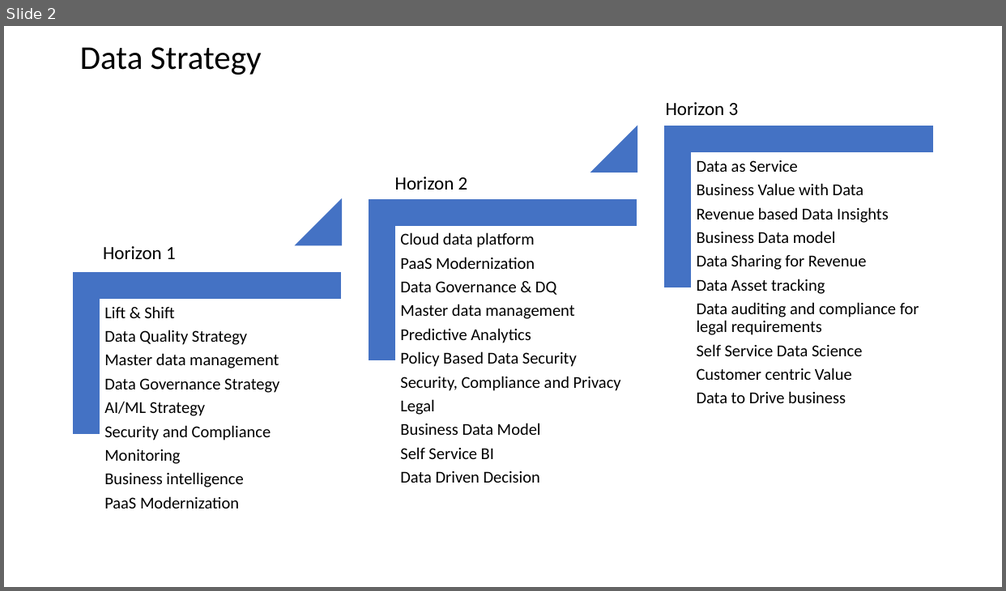
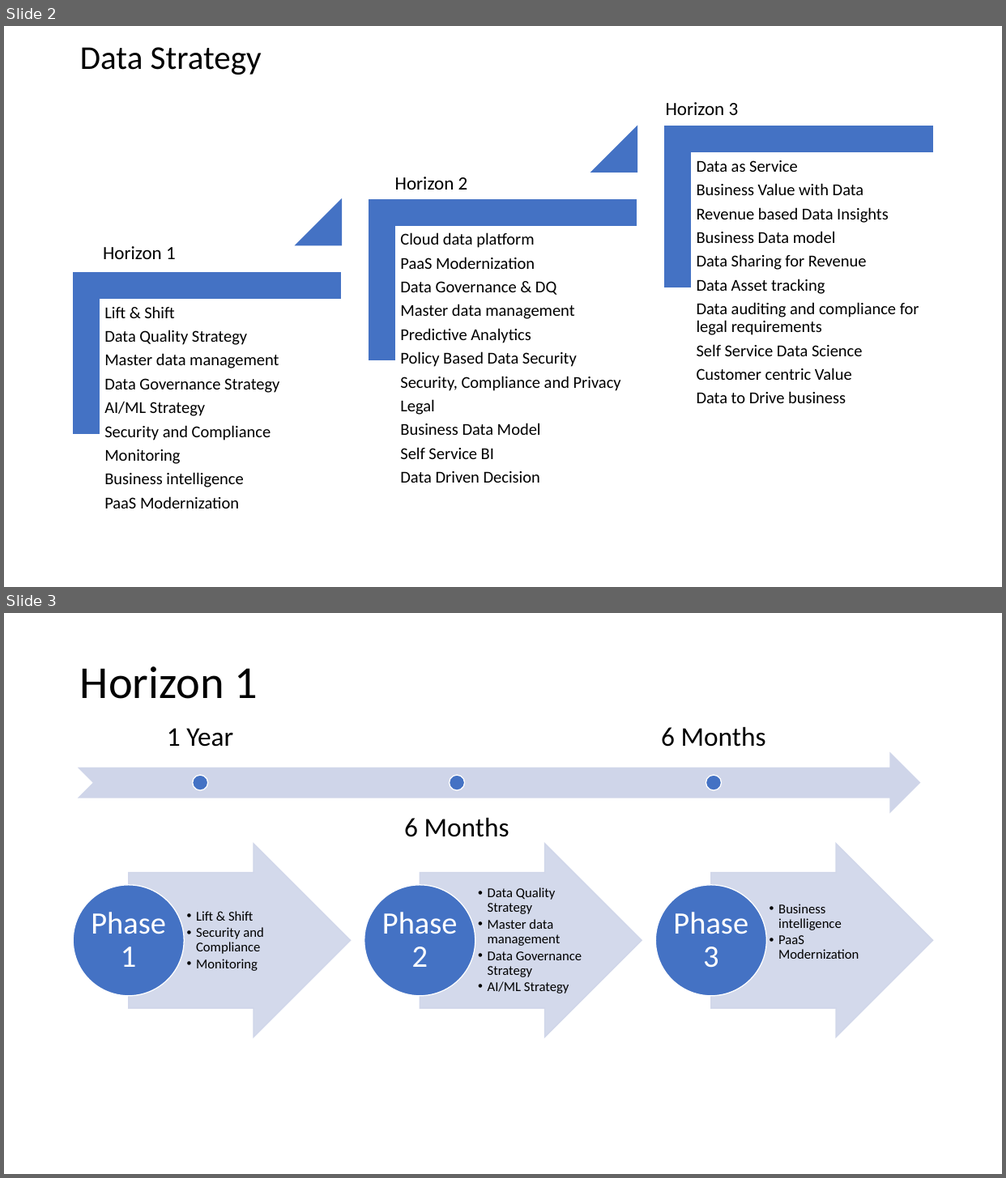
Before and after one commit to balakreshnan/datastrategy, a slide deck: DataHorizon.pptx. Shown one above the other, each under a label of ours: slide 2 before the commit, slides 2 and 3 after it. The pictures are 1006x591 and 1006x1178 pixels, drawn with LibreOffice and Linux fonts; fonts in the diff are those of the drawing. Boxes give left, top, right and bottom in pixels: in the first picture for what was removed or moved away, otherwise in the second. Text is boxed around its words. In the diff, an @@ line names an element or a change of style, - is before the commit and + after.

```diff
--- a/DataHorizon.pptx
+++ b/DataHorizon.pptx
@@ slide 3 added at (4,613,1002,1174), background #FFFFFF @@
@@ title added at (80,666,258,699), 44 pt, text #000000 @@
+Horizon 1
@@ group added at (78,727,920,837): 3 texts, 3 ellipses, 1 notched right arrow @@
+1 Year
+6 Months
+6 Months
@@ group added at (73,844,933,1037): 6 texts, 3 right arrows, 3 ellipses @@
+  • Lift & Shift
+  • Security and Compliance
+  • Monitoring
+Phase 1
+  • Data Quality Strategy
+  • Master data management
+  • Data Governance Strategy
+  • AI/ML Strategy
+Phase 2
+  • Business intelligence
+  • PaaS Modernization
+Phase 3
```
Also in this commit, not shown: 2 other slides added.
